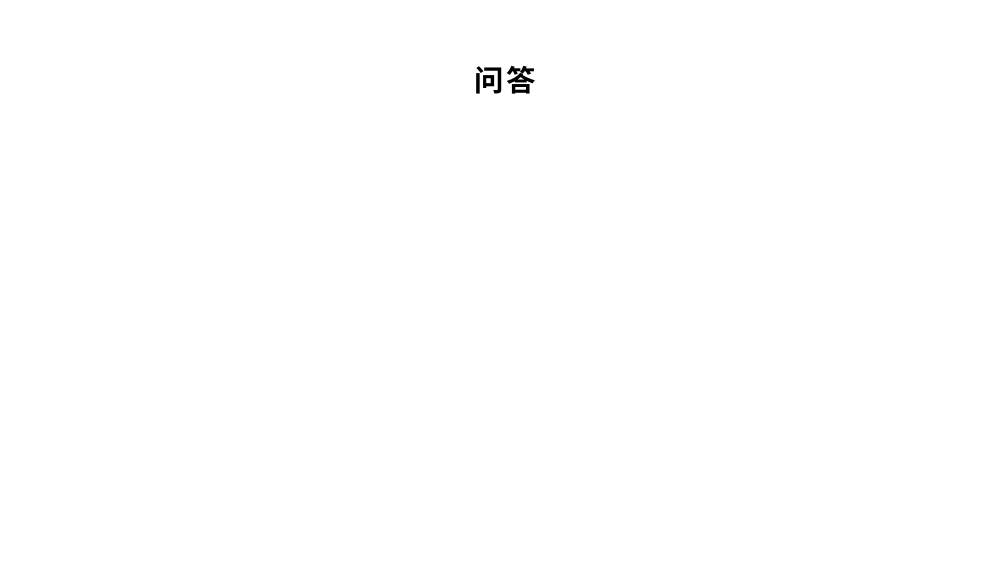
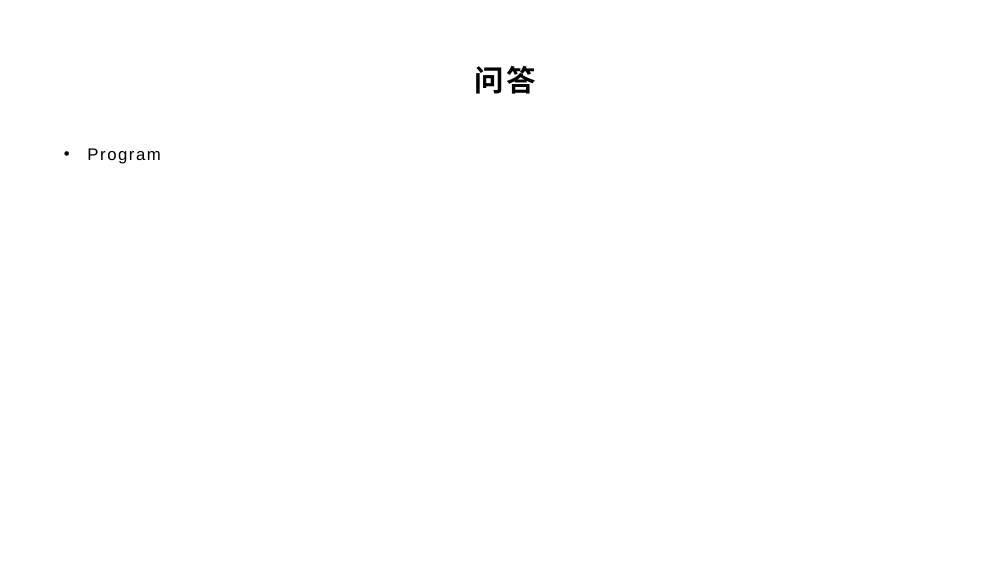
Before and after one commit to Wonder-Technology/SnakeEdu, a slide deck: slide 12 of packages/2_triangle/ppt/绘制三角形.pptx. Drawn at 1008x567 pixels with LibreOffice and Linux fonts; fonts in the diff are those of the drawing; background and template pictures are left out. Boxes give left, top, right and bottom in pixels: in the first picture for what was removed or moved away, otherwise in the second. Text is boxed around its words. In the diff, an @@ line names an element or a change of style, - is before the commit and + after.

```diff
--- a/packages/2_triangle/ppt/绘制三角形.pptx
+++ b/packages/2_triangle/ppt/绘制三角形.pptx
@@ text added at [87,148,161,164], 16 pt, text #000000 @@
+• Program
```
Also in this commit, not shown: 2 other files.
